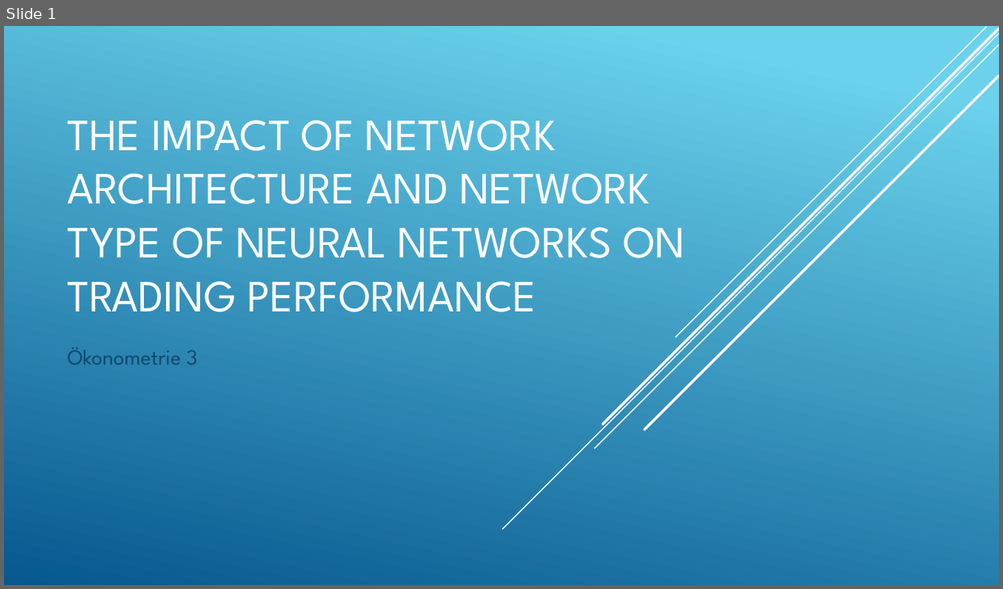
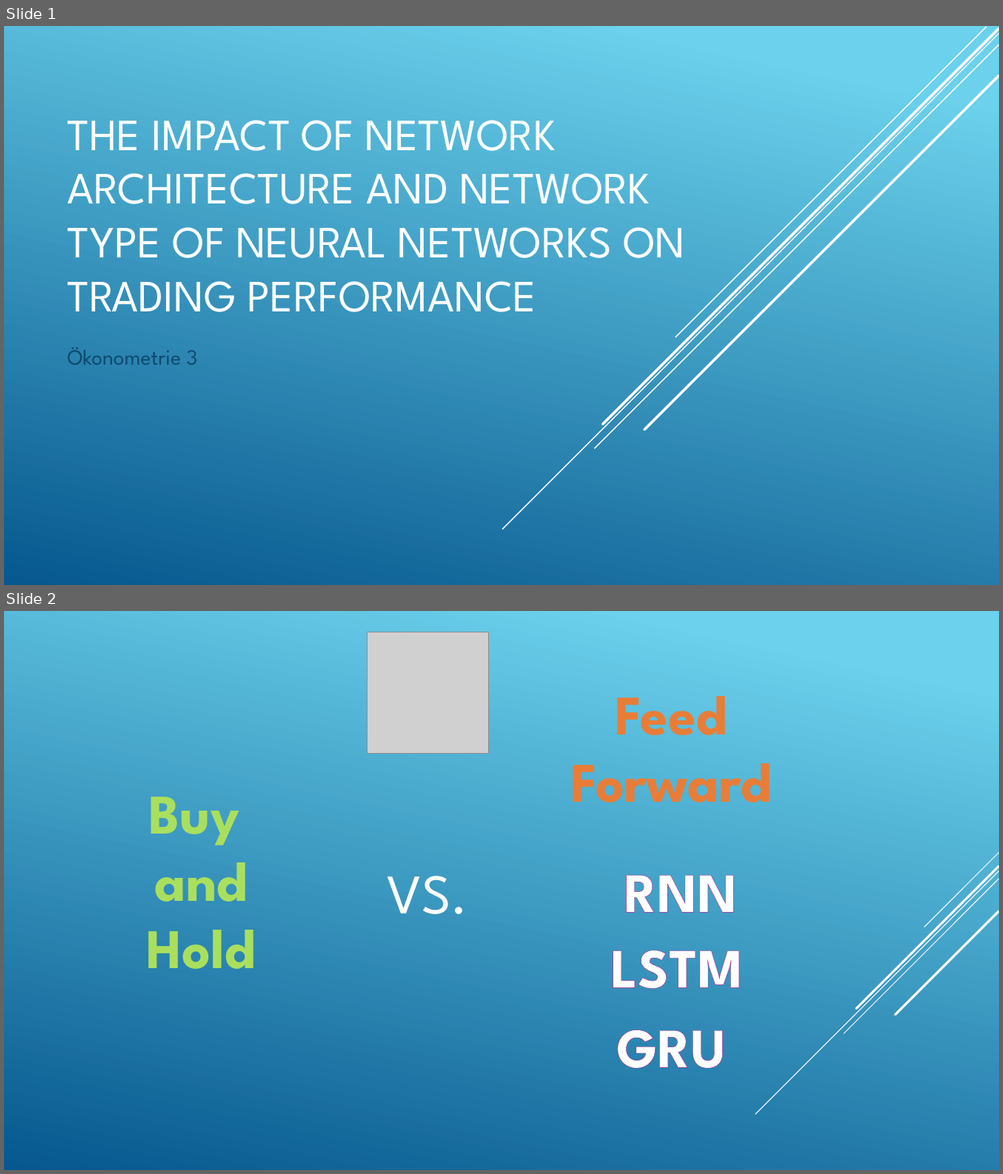
Before and after one commit to majimaken/econometrics-3-project, a slide deck: pp.pptx. Shown one above the other, each under a label of ours: slide 1 before the commit, slides 1 and 2 after it. The pictures are 1003x589 and 1003x1174 pixels, drawn with LibreOffice and Linux fonts; fonts in the diff are those of the drawing; grey boxes stand for pictures. Boxes give left, top, right and bottom in pixels: in the first picture for what was removed or moved away, otherwise in the second. Text is boxed around its words. In the diff, an @@ line names an element or a change of style, - is before the commit and + after.

Commit message:
pp

```diff
--- a/pp.pptx
+++ b/pp.pptx
@@ slide 2 added at (4, 611, 999, 1170), background gradient #6ED2EB to #06588E @@
@@ picture added at (367, 632, 488, 755) @@
@@ text added at (570, 696, 771, 803), 54 pt, text #E87D37, bold @@
+Feed Forward
@@ text added at (147, 797, 256, 969), 54 pt, text gradient #6A9E1F to #AADF5E to #E3F4C9, bold @@
+Buy
+and Hold
@@ text added at (387, 876, 468, 914), 54 pt, text #FFFFFF @@
+VS.
@@ text added at (623, 875, 737, 913), 54 pt, text #FFFFFF, bold @@
+RNN
@@ group added at (755, 853, 999, 1115): 5 lines @@
@@ text added at (610, 950, 743, 989), 54 pt, text #FFFFFF, bold @@
+LSTM
@@ text added at (616, 1030, 726, 1069), 54 pt, text #FFFFFF, bold @@
+GRU
```
Also in this commit, not shown: 1 slide removed.
